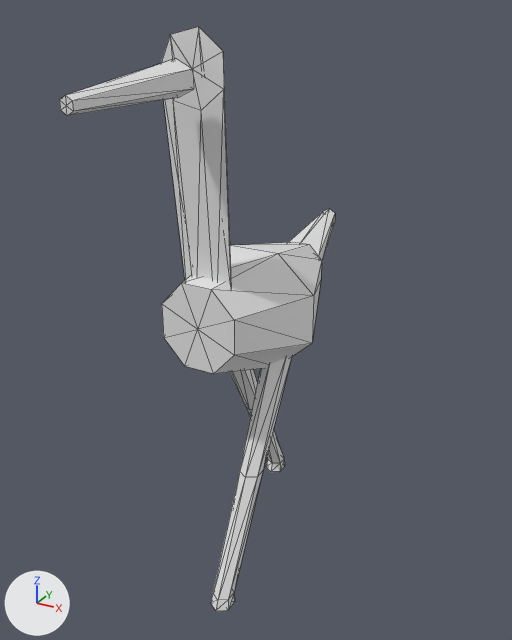
Renders of the OBJ model data/animals/garca/walk/6.obj from each side of a commit.
Rendered twice from a camera (50 mm lens) standing at (0.616, -1.108, 1.052) and looking at (0.014, -0.013, 0.504). The axes (+X, +Y, +Z) are drawn at lower left. The lights are the same throughout. The first picture is the older version. Mesh edges are drawn as thin lines. Where no turn or scale is listed for an object, it has been applied to the vertices.

Names of what the first picture shows: 'garca_walk_6'.
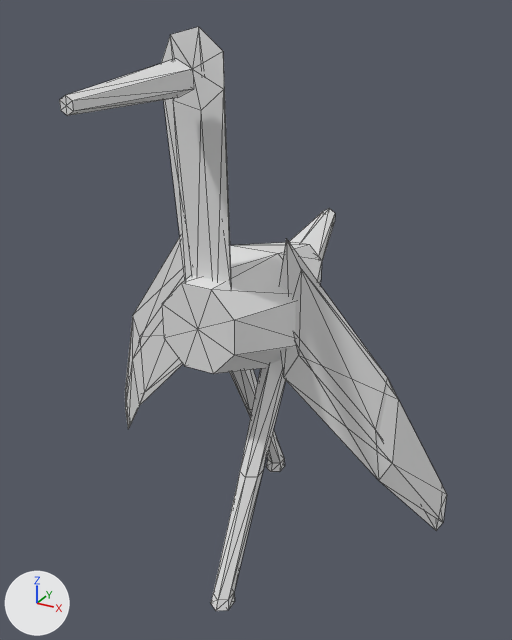
Patch to the scene script:
```diff
--- a/data/animals/garca/walk/6.obj.py
+++ b/data/animals/garca/walk/6.obj.py
@@ me_garca_walk_6 @@
 # used by ob_garca_walk_6; location = (0.0, 0.0, 0.0)
-me_garca_walk_6.from_pydata(...)  # 122 vertices, 220 faces; spans x -0.127..0.127, y -0.434..0.402, z 0.0..1.028
+me_garca_walk_6.from_pydata(...)  # 156 vertices, 280 faces; spans x -0.398..0.396, y -0.434..0.402, z 0.0..1.028
+# me_garca_walk_6 part 1: a new loose piece of 17 vertices spanning x -0.398..-0.082, y -0.054..0.066, z 0.093..0.69
+# me_garca_walk_6 part 2: a new loose piece of 17 vertices spanning x 0.078..0.396, y -0.055..0.066, z 0.093..0.69
```

Boxes [x1, y1, x2, y2] around the edits, measured in the pictures (512 x 640 px):
'garca_walk_6', reshaped (40% wider)
    before: [59, 27, 335, 611]
    after: [59, 27, 447, 611]
part 1 of me_garca_walk_6, added
    after: [125, 237, 185, 429]
part 2 of me_garca_walk_6, added
    after: [279, 239, 447, 531]
